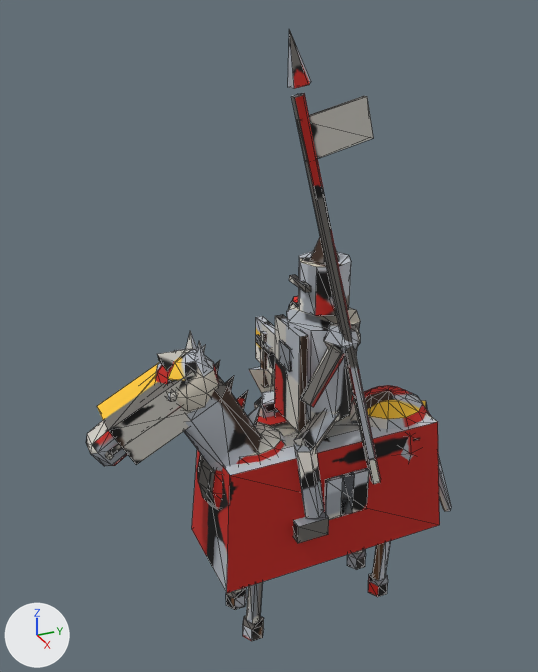
One commit to the glTF model game/assets/models/assault_dl3_red.glb: the scene before it, then after it.
One viewpoint serves both versions: a 50 mm camera at (0.853, -0.467, 0.922) aimed at (-0.034, -0.068, 0.478). Lighting does not change. The marker at lower left points along +X, +Y and +Z. The picture after the commit comes second. Mesh edges are drawn as thin lines. Vertices at exactly the same position are counted once.

Objects in the first picture: 'assault_dl3_red'.
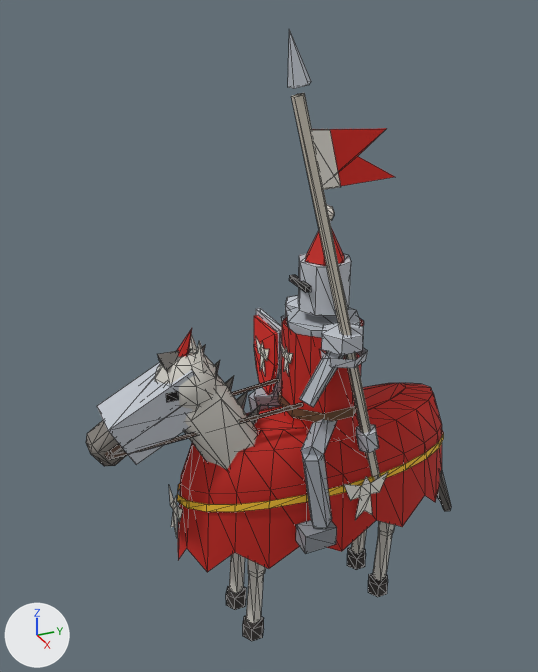
Pixel boxes (x1, y1, x2, y2) of what changed, in the pictures (538 x 672 px; the box of a moved part takes in the faces that stretch with it):
part 1 of me_cube, added
    after: (166, 391, 179, 402)
part 2 of me_cube, added (mostly hidden)
    after: (177, 328, 192, 357)
part 3 of me_cube, moved or reshaped
    before: (254, 397, 275, 418)
    after: (248, 391, 269, 412)
part 4 of me_cube, moved or reshaped
    before: (294, 444, 324, 518)
    after: (302, 454, 332, 528)
part 5 of me_cube, moved or reshaped
    before: (293, 511, 329, 543)
    after: (296, 520, 337, 554)
part 6 of me_cube, added (mostly hidden)
    after: (285, 295, 299, 318)
part 7 of me_cube, added
    after: (321, 322, 363, 356)
part 8 of me_cube, added (red)
    after: (305, 228, 344, 266)
part 9 of me_cube, added
    after: (327, 205, 334, 221)
part 10 of me_cube, rebuilt
    before: (262, 390, 278, 412)
    after: (254, 387, 280, 406)
part 11 of me_cube, rebuilt
    before: (294, 411, 339, 450)
    after: (301, 419, 337, 457)
part 12 of me_cube, rebuilt
    before: (256, 316, 275, 378)
    after: (254, 315, 278, 395)
part 13 of me_cube, rebuilt (7% wider)
    before: (192, 395, 440, 593)
    after: (177, 383, 442, 572)
part 14 of me_cube, deleted
    before: (167, 237, 369, 520)
part 15 of me_cube, moved or reshaped
    before: (155, 296, 431, 624)
    after: (111, 308, 444, 624)
part 16 of me_cube, moved or reshaped
    before: (309, 96, 373, 159)
    after: (311, 128, 395, 190)
part 17 of me_cube, surface changed
    both: (86, 29, 451, 641)

The edits, one by one:
me_cube is used by ob_assault_dl3_red; location (0.0, 0.0, 0.0).
me_cube had 957 vertices, 1642 faces and spanned x -0.111..0.088, y -0.343..0.257, z 0.0..0.889.
me_cube now has 890 vertices, 1337 faces and spans x -0.124..0.112, y -0.343..0.257, z 0.0..0.889.
me_cube part 1: a new loose piece, a box spanning x 0.023..0.035, y -0.243..-0.227, z 0.446..0.458, in mat_baked (picture img_bake).
me_cube part 2: the loose piece of 6 vertices spanning x 0.059..0.085, y -0.092..-0.064, z 0.828..0.889 is copied, and the copy is turned -36.7 degrees about the x axis through its middle, then moved by (-0.072, -0.122, -0.364); it spans x -0.013..0.013, y -0.227..-0.193, z 0.467..0.528.
me_cube part 3: the loose piece of 10 vertices spanning x -0.088..-0.054, y -0.075..-0.03, z 0.233..0.352 is moved by (-0.024, 0.0, 0.0).
me_cube part 4: the loose piece of 10 vertices spanning x 0.054..0.088, y -0.075..-0.03, z 0.233..0.352 is moved by (0.024, 0.0, 0.0).
me_cube part 5: the loose piece of 8 vertices spanning x 0.057..0.087, y -0.077..-0.027, z 0.2..0.23 is moved by (0.024, 0.0, 0.0).
me_cube part 6: a new loose piece, a UV sphere (6 segments, 3 rings, poles along z) spanning x -0.083..-0.031, y -0.032..0.032, z 0.477..0.523, in mat_baked (picture img_bake).
me_cube part 7: a new loose piece, a UV sphere (6 segments, 3 rings, poles along z) spanning x 0.031..0.083, y -0.032..0.032, z 0.477..0.523, in mat_baked (picture img_bake).
me_cube part 8: a new loose piece, a 6-sided cone pointing to +z spanning x -0.026..0.026, y -0.03..0.03, z 0.595..0.655, in mat_baked (picture img_bake).
me_cube part 9: a new loose piece, a UV sphere (6 segments, 4 rings, poles along z) spanning x -0.01..0.01, y -0.012..0.012, z 0.646..0.67, in mat_baked (picture img_bake).
me_cube part 10: the loose piece of 10 vertices spanning x -0.082..-0.017, y -0.07..0.008, z 0.337..0.386 is rebuilt with 10 vertices and now spans x -0.104..-0.02, y -0.072..0.011, z 0.337..0.387.
me_cube part 11: the loose piece of 10 vertices spanning x 0.017..0.082, y -0.07..0.008, z 0.337..0.386 is rebuilt with 10 vertices and now spans x 0.02..0.104, y -0.072..0.011, z 0.337..0.387.
me_cube part 12: the loose piece of 8 vertices spanning x -0.111..-0.039, y -0.056..-0.044, z 0.405..0.475 is rebuilt with 18 vertices and now spans x -0.118..-0.042, y -0.056..-0.048, z 0.35..0.475.
me_cube part 13: the loose piece of 8 vertices spanning x -0.078..0.078, y -0.185..0.185, z 0.14..0.33 is rebuilt with 96 vertices and now spans x -0.083..0.083, y -0.232..0.232, z 0.155..0.368.
me_cube part 14: 7 loose pieces with 79 vertices, spanning x -0.075..0.075, y -0.244..0.045, z 0.215..0.645, are deleted.
me_cube part 15: 4 vertices moved from x -0.024..0.048, y -0.128..0.102, z 0.13 to x -0.023..0.049, y -0.125..0.105, z 0.122; 486 vertices removed from x -0.1..0.08, y -0.25..0.198, z 0.029..0.521; 318 vertices added at x -0.124..0.094, y -0.32..0.228, z 0.029..0.502.
me_cube part 16: 8 vertices removed from x 0.069..0.075, y -0.08..0.02, z 0.745..0.815; 13 vertices added at x 0.069..0.075, y -0.071..0.057, z 0.71..0.782.
me_cube part 17: 479 kept faces spanning x -0.072..0.085, y -0.343..0.257, z 0.0..0.889 get new texture (UV) coordinates.
Other edits to the shape of me_cube do not show in these pictures.
